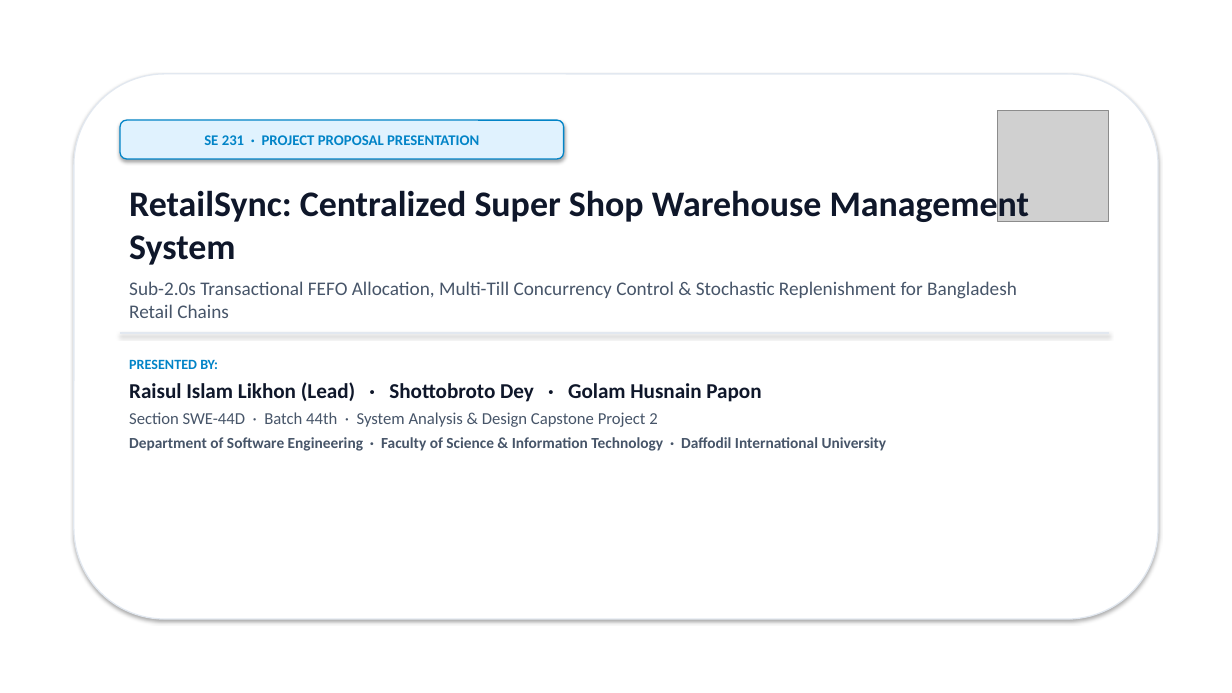
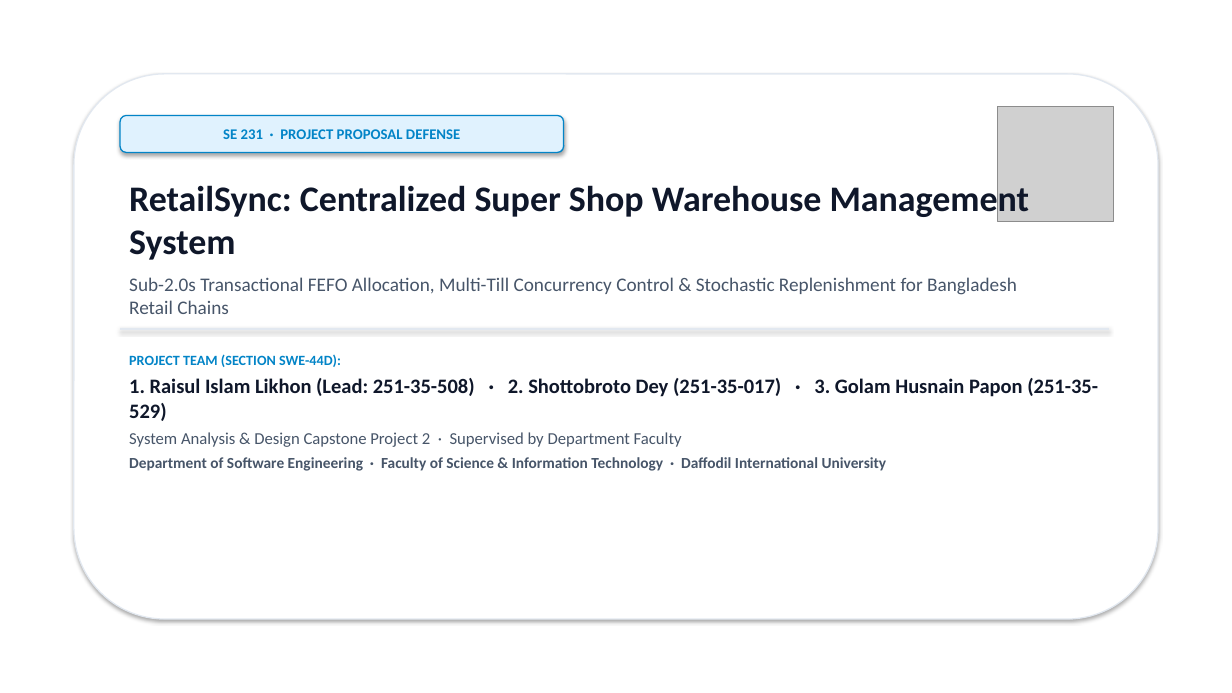
Before and after one commit to Likhon545466/retailsync, a slide deck: slide 1 of archive/RetailSync_Team_Sharing_Pack/03_Defense_Presentation_Deck.pptx. Drawn at 1232x693 pixels with LibreOffice and Linux fonts; fonts in the diff are those of the drawing; grey boxes stand for pictures. Boxes give left, top, right and bottom in pixels: in the first picture for what was removed or moved away, otherwise in the second. Text is boxed around its words. In the diff, an @@ line names an element or a change of style, - is before the commit and + after.

```diff
--- a/archive/RetailSync_Team_Sharing_Pack/03_Defense_Presentation_Deck.pptx
+++ b/archive/RetailSync_Team_Sharing_Pack/03_Defense_Presentation_Deck.pptx
@@ picture: place and size @@
-picture at <box>998,111,1109,222</box>
+picture at <box>998,106,1114,222</box>
@@ text in rounded rectangle at <box>223,129,460,139</box>: text changed @@
-SE 231 · PROJECT PROPOSAL PRESENTATION
+SE 231 · PROJECT PROPOSAL DEFENSE
@@ 1 text, 1 rounded rectangle, 1 rectangle: place and size @@
-1 text, 1 rounded rectangle, 1 rectangle at <box>120,120,1109,334</box>
+1 text, 1 rounded rectangle, 1 rectangle at <box>120,116,1109,329</box>
@@ text at <box>129,354,1098,447</box>: text changed; size 13 to 16 pt; text colour #475569 to #0F172A @@
-PRESENTED BY:
-Raisul Islam Likhon (Lead) · Shottobroto Dey · Golam Husnain Papon
-Section SWE-44D · Batch 44th · System Analysis & Design Capstone Project 2
+PROJECT TEAM (SECTION SWE-44D):
+1. Raisul Islam Likhon (Lead: 251-35-508) · 2. Shottobroto Dey (251-35-017) · 3. Golam Husnain Papon (251-35-529)
+System Analysis & Design Capstone Project 2 · Supervised by Department Faculty
```
Also in this commit, not shown: 5 other slides changed, 4 slides added, 12 slides removed, 3 other files.
